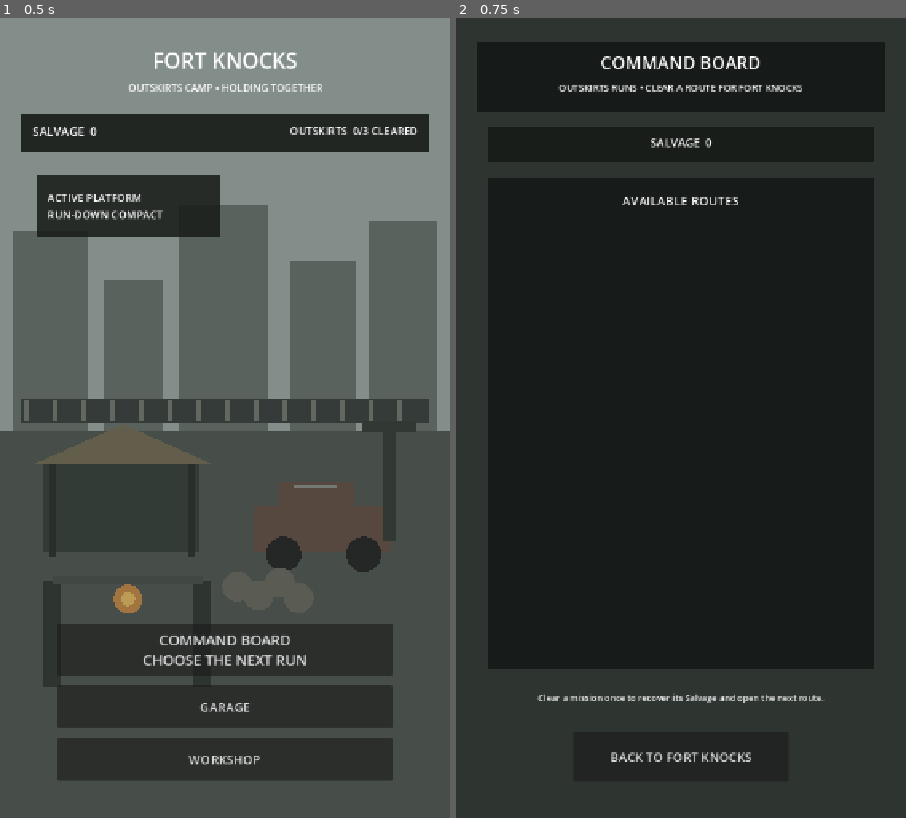
Above: before the commit, frames 1-2 (left to right).
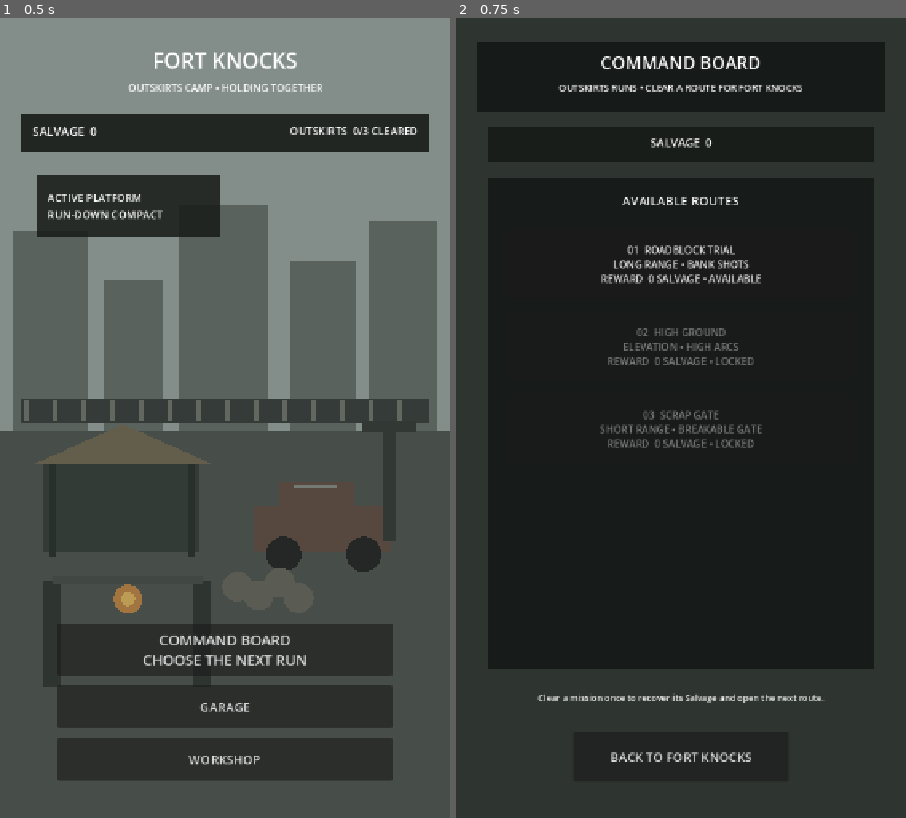
Above: after the commit, the same moments.

Repository: phantompixel-developer/FortKnocks
Game: Godot game, scene res://game/core/app.tscn
Two runs of this game, one before a commit and one after it. Both use one fixed random seed, a clock stepped at 60 frames per second and the inputs below. This scene is started directly instead of the project's main scene.
Inputs:
- Up to frame 1 (0.5 s): no input
- Up to frame 2 (0.75 s): click "COMMAND BOARD CHOOSE THE NEXT…" at 0.5 s

Frame 1 is identical in both runs. In frame 2, 1.7% of the frame differs, in the area x 32-68%, y 28-54%.
Error before the commit: Invalid access to property or key 'salvage_reward' on a base object of type 'Resource (MissionDefinition)'. (res://game/campaign/command_board.gd:49)

Commit message:
feat: add campaign progression metadata to missions

Diff:
--- a/game/campaign/mission_definition.gd
+++ b/game/campaign/mission_definition.gd
@@ -6,6 +6,11 @@
 @export var test_focus := "BASELINE"
 @export_multiline var briefing := ""
 @export var objective_text := "INCAPACITATE ENEMY"
+
+@export_group("Campaign progression")
+@export var campaign_order := 0
+@export var salvage_reward := 0
+@export var next_mission_id := ""
 
 @export_group("Tactical preview")
 @export var feature_preview_enabled := false
